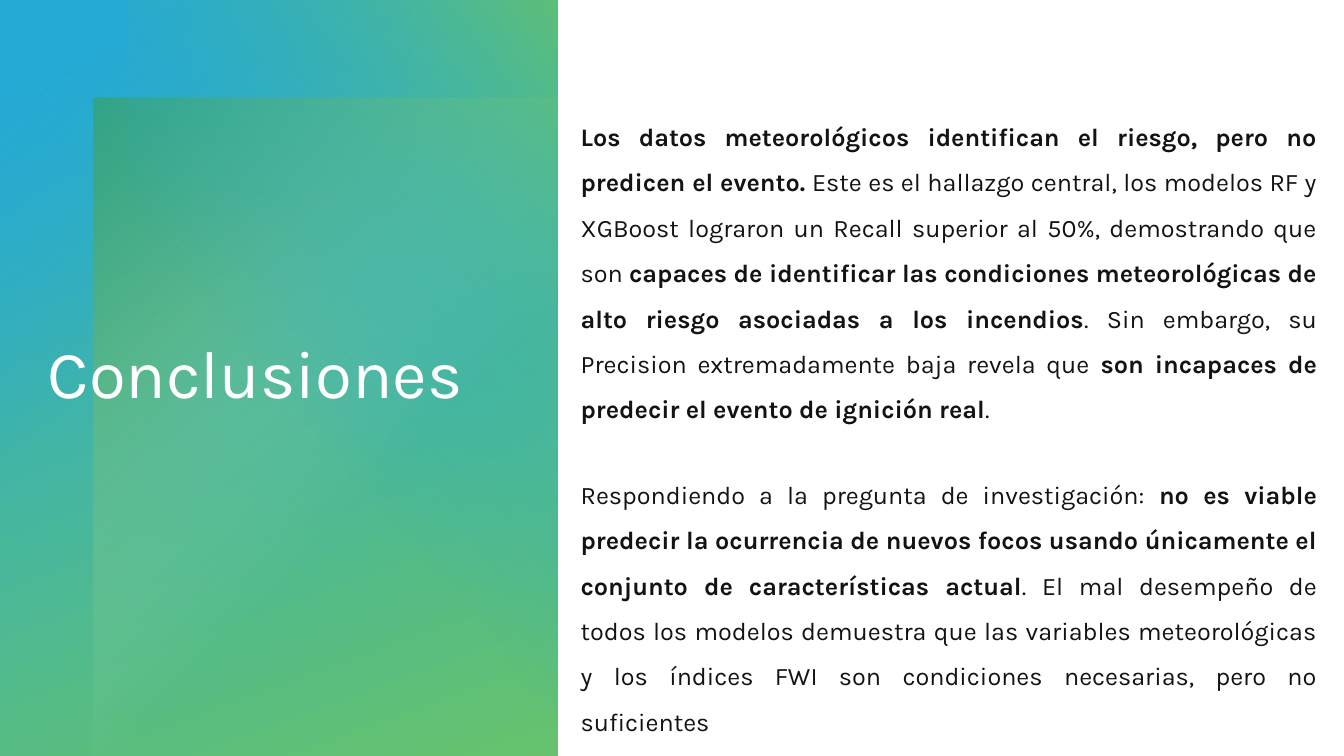
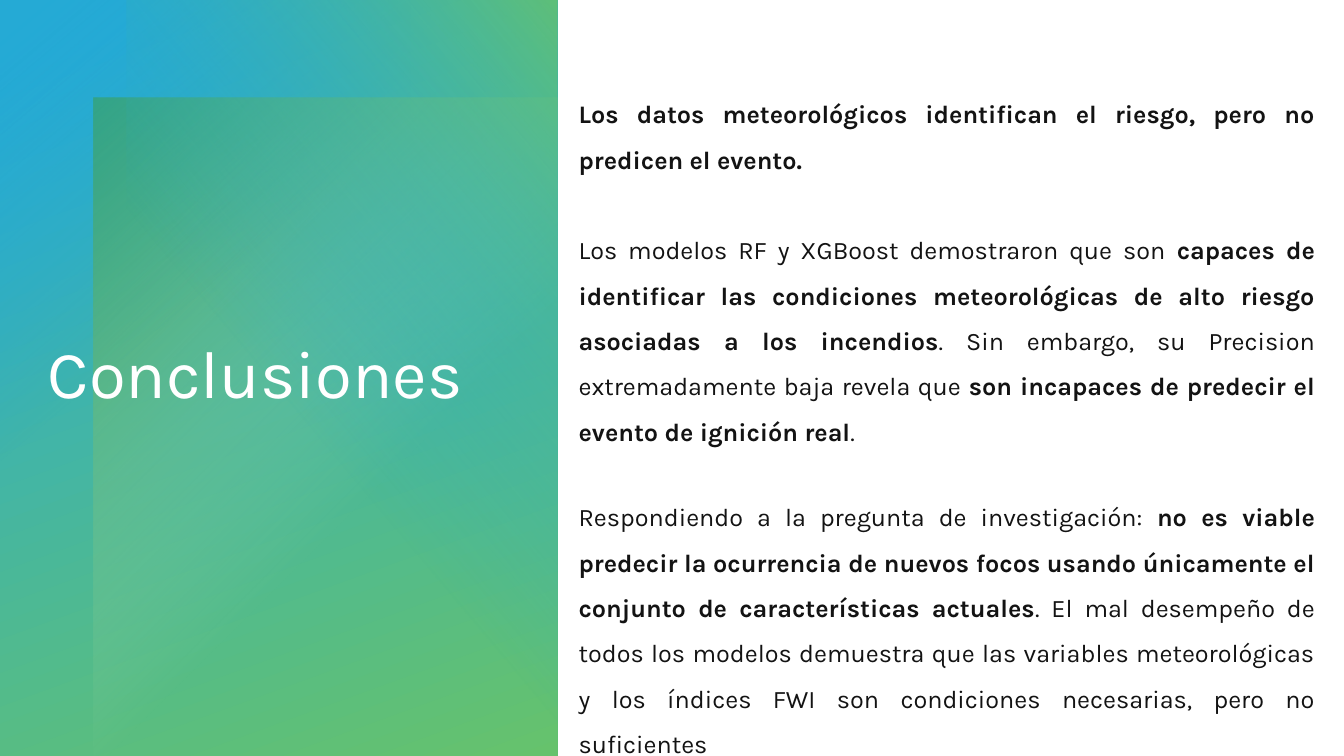
Before and after one commit to HunterCitto/199---Seminario-Final, a slide deck: slide 32 of docs/Entregas/Presentación/Incendios forestales de la Patagonia Andina - Pública.pptx (slide 33 before the commit). Drawn at 1344x756 pixels with LibreOffice and Linux fonts; fonts in the diff are those of the drawing. Boxes give left, top, right and bottom in pixels: in the first picture for what was removed or moved away, otherwise in the second. Text is boxed around its words. In the diff, an @@ line names an element or a change of style, - is before the commit and + after.

```diff
--- a/docs/Entregas/Presentación/Incendios forestales de la Patagonia Andina - Pública.pptx
+++ b/docs/Entregas/Presentación/Incendios forestales de la Patagonia Andina - Pública.pptx
@@ text at box(579, 103, 1315, 754): text changed; bold on @@
-Los datos meteorológicos identifican el riesgo, pero no predicen el evento. Este es el hallazgo central, los modelos RF y XGBoost lograron un Recall superior al 50%, demostrando que son capaces de identificar las condiciones meteorológicas de alto riesgo asociadas a los incendios. Sin embargo, su Precision extremadamente baja revela que son incapaces de predecir el evento de ignición real.
-Respondiendo a la pregunta de investigación: no es viable predecir la ocurrencia de nuevos focos usando únicamente el conjunto de características actual. El mal desempeño de todos los modelos demuestra que las variables meteorológicas y los índices FWI son condiciones necesarias, pero no suficientes
+Los datos meteorológicos identifican el riesgo, pero no predicen el evento.
+Los modelos RF y XGBoost demostraron que son capaces de identificar las condiciones meteorológicas de alto riesgo asociadas a los incendios. Sin embargo, su Precision extremadamente baja revela que son incapaces de predecir el evento de ignición real.
+Respondiendo a la pregunta de investigación: no es viable predecir la ocurrencia de nuevos focos usando únicamente el conjunto de características actuales. El mal desempeño de todos los modelos demuestra que las variables meteorológicas y los índices FWI son condiciones necesarias, pero no suficientes
```
Also in this commit, not shown: 17 other slides changed, 1 slide removed, 4 other files.
